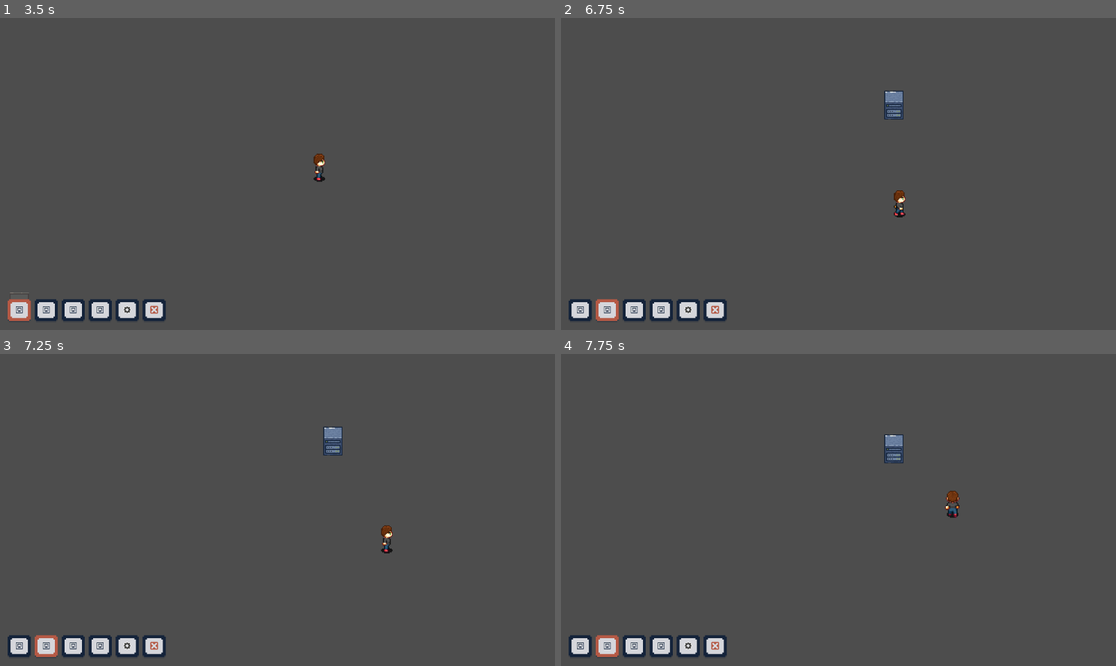
Above: before the commit, frames 1-4 (two rows, left to right).
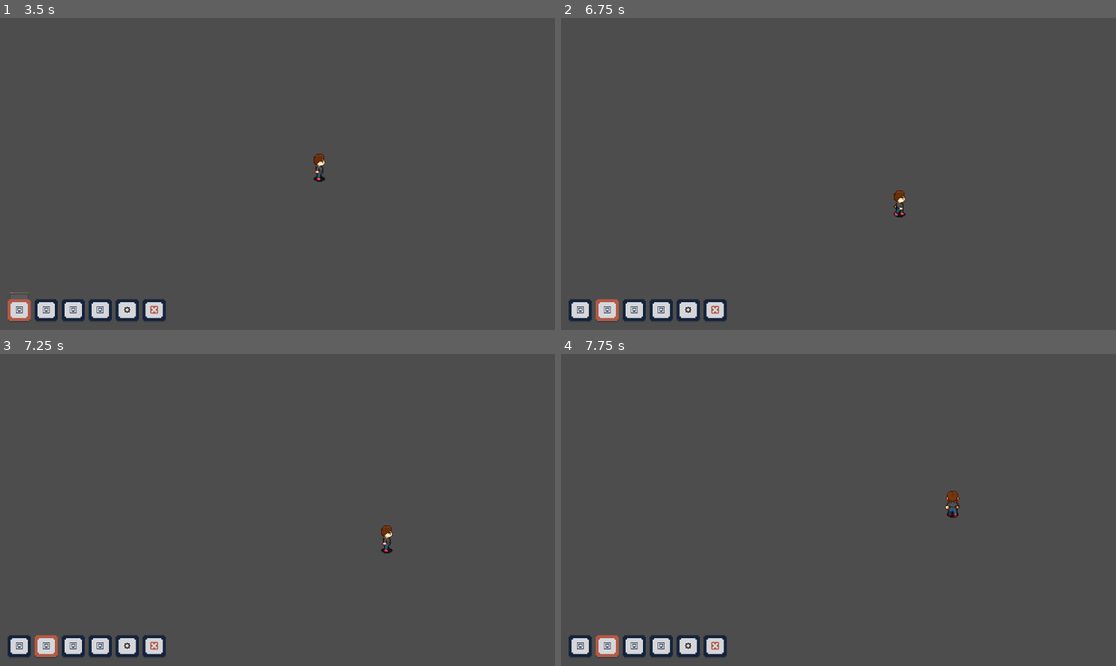
Above: after the commit, the same moments.

Repository: LutfiNR/troubleshooter
Game: Godot game, scene res://user_interface/menu.tscn
The game is run twice, just before and just after one commit, with the same random seed, the same clock (stepped at 60 frames per second) and the same inputs.
Inputs (mouse positions are in pixels of both pictures, inside the frame that each line leads up to):
- Up to frame 1 (3.5 s): click "Mission" at 0.5 s; click "Exploration Mode" at 1.25 s; move the mouse to (399, 158) at 2.02 s; press the mouse at (399, 158) at 2.03 s; hold D (move_right) 2.03-2.75 s; release the mouse at (399, 158) at 2.75 s; click (16, 311) at 2.75 s
- Up to frame 2 (6.75 s): click (633, 311) at 3.5 s; click (688, 311) at 4.25 s; click (605, 311) at 5 s; tap Enter at 5.75 s; hold S (move_down) 5.78-6.53 s; click (605, 311) at 5.85 s; move the mouse to (894, 105) at 6.52 s; press the mouse at (894, 105) at 6.53 s; hold D (move_right) from 6.53 s (still down)
- Up to frame 3 (7.25 s): keep holding D (move_right)
- Up to frame 4 (7.75 s): move the mouse to (810, 572) at 7.27 s; release D (move_right) at 7.28 s; release the mouse at (810, 572) at 7.28 s; hold W (move_up) from 7.28 s (still down); click (810, 572) at 7.35 s

Frame 1 is identical in both runs. In frame 2, 0.3% of the frame differs, in the area x 58-62%, y 23-33%; in frame 3, 0.3%; in frame 4, 0.3%, in the area x 58-62%, y 25-35%.
Error before the commit: Invalid call. Nonexistent function 'load_device_data' in base 'StaticBody2D'. (res://entities/item/placing_item.gd:44)
Error after the commit: Invalid assignment of property or key 'device_id' with value of type 'String' on a base object of type 'StaticBody2D'. (res://autoloads/item_placement_system.g…

Commit message:
[feat][Placement System] Add Remove Device Feature
- add remove device feature

- refactor id generation and binding between device and device data

Diff:
--- /dev/null
+++ b/autoloads/item_placement_system.gd
@@ -0,0 +1,92 @@
+extends Node2D
+
+signal device_selected(device: StaticBody2D)
+
+# temp var for generating id's device
+var computer_number_id: int = 0
+var server_number_id: int = 0
+var router_number_id: int = 0
+var switch_number_id: int = 0
+var selected_item = null
+var is_placed: bool = false
+var device: StaticBody2D = null
+var device_data = null
+
+func _ready() -> void:
+	device_selected.connect(_on_device_selected)
+	InventoryManager.item_selected.connect(_on_item_selected)
+
+func _process(_delta: float) -> void:
+	if selected_item and device and not is_placed:
+		grab_to_mouse_position()
+
+func _on_item_selected(item: ItemData) -> void:
+	destroy_preview()
+	selected_item = item
+	if item is not PlaceableItem:
+		return
+	else:
+		is_placed = false
+		initialize_device()
+
+func _on_device_selected(_device: StaticBody2D)->void:
+	device = _device
+
+func _unhandled_input(event: InputEvent) -> void:
+	if selected_item == null:
+		return
+	if event.is_action_pressed("click_left") and selected_item is PlaceableItem:
+		place_device()
+
+func _generate_id(type: PlaceableItem.Type)-> String:
+	var id: String
+	if type == PlaceableItem.Type.COMPUTER:
+		id = "computer_" + str(computer_number_id)
+		computer_number_id += 1
+	#if type == PlaceableItem.Type.SERVER:
+		#id = "server_" + str(server_number_id)
+		#server_number_id += 1
+	#if type == PlaceableItem.Type.ROUTER:
+		#id = "router_" + str(router_number_id)
+		#router_number_id += 1
+	#if type == PlaceableItem.Type.SWITCH:
+		#id = "switch_" + str(switch_number_id)
+		#switch_number_id += 1
+	return id
+
+func initialize_device() -> void:
+	if not selected_item:
+		return
+	var container: Node2D
+	var dev = selected_item.scene.instantiate()
+	if selected_item.type == PlaceableItem.Type.COMPUTER:
+		device_data = ComputerDevice.new(_generate_id(selected_item.type))
+		container = get_tree().current_scene.find_child("Computers")
+	dev.device_id = device_data.device_id
+	device_selected.emit(dev)
+	device.modulate.a = 0.5
+	container.add_child(device)
+
+func place_device() -> void:
+	if not selected_item or not device:
+		return
+	is_placed = true
+	device.modulate.a = 1
+	NetworkManager.setup_device_data(device_data)
+	device.load_device_data()
+	InventoryManager.item_selected.emit(null)
+
+func grab_to_mouse_position() -> void:
+	device.global_position = get_global_mouse_position()
+
+func destroy_preview() -> void:
+	if device and not is_placed:
+		device.queue_free()
+		device_selected.emit(null)
+
+func  remove_device(_device: StaticBody2D)-> void:
+	if not selected_item and device and _device:
+		return
+	device_selected.emit(_device)
+	device.queue_free()
+	NetworkManager.remove_device_data(_device.device_id)
--- a/autoloads/network_manager.gd
+++ b/autoloads/network_manager.gd
@@ -1,6 +1,6 @@
 extends Node
 class_name Networkmanager
-signal device_updated(id: String)
+signal device_updated(device_id: String)
 
 enum PlayMode{
 	MISSION,
@@ -8,47 +8,30 @@
 }
 
 var play_mode: PlayMode
-# temp var for generating id's device
-var computer_number_id: int = 0
-var server_number_id: int = 0
-var router_number_id: int = 0
-var switch_number_id: int = 0
 var computer_devices: Dictionary[String,ComputerDevice]
 #var computer_devices: Dictionary[String,ServerDevice]
 #var computer_devices: Dictionary[String,RouterDevice]
 #var computer_devices: Dictionary[String,SwitchDevice]
 
-func _generate_id(type: PlaceableItem.Type)-> String:
-	var id: String
-	if type == PlaceableItem.Type.COMPUTER:
-		id = "computer_" + str(computer_number_id)
-		computer_number_id += 1
-	#if type == PlaceableItem.Type.SERVER:
-		#id = "server_" + str(server_number_id)
-		#server_number_id += 1
-	#if type == PlaceableItem.Type.ROUTER:
-		#id = "router_" + str(router_number_id)
-		#router_number_id += 1
-	#if type == PlaceableItem.Type.SWITCH:
-		#id = "switch_" + str(switch_number_id)
-		#switch_number_id += 1
-	return id
-func setup_device(device_type)-> void:
-	var device
-	if device_type == PlaceableItem.Type.COMPUTER:
-		device = ComputerDevice.new(_generate_id(device_type))
-		computer_devices[device.id] = device
+func setup_device_data(_device)-> void:
+	if _device is ComputerDevice:
+		computer_devices[_device.device_id] = _device
+		print("[NETWORK MANAGER] Total Computer Device: " + str(computer_devices.size()))
+	print("[NETWORK MANAGER] "  + _device.device_id + " Device Added")
+
+func remove_device_data(device_id: String)-> void:
+	if computer_devices.get(device_id):
+		computer_devices.erase(device_id)
 		print("[NETWORK MANAGER] Total Device: " + str(computer_devices.size()))
-	if device:
-		print("[NETWORK MANAGER] Setup Device " + device.id)
+	print("[NETWORK MANAGER] "  + device_id + " Device Removed")
 
-func get_device(id: String):
-	if computer_devices.get(id):
-		return computer_devices.get(id)
+func get_device(device_id: String):
+	if computer_devices.get(device_id):
+		return computer_devices.get(device_id)
 	return null
 
-func set_device_power(id: String)-> void:
-	var dev = get_device(id)
+func set_device_power(device_id: String)-> void:
+	var dev = get_device(device_id)
 	if dev == null:
 		return
 	if dev.power == NetworkDevice.PowerState.ON:
@@ -56,4 +39,4 @@
 	else:
 		dev.set_power(NetworkDevice.PowerState.ON)
 	print("[NetworkManager] ", dev.id, "'s Power State change to ", dev.power)
-	device_updated.emit(id)
+	device_updated.emit(device_id)
--- a/components/network_device/computer/computer_device.gd
+++ b/components/network_device/computer/computer_device.gd
@@ -11,6 +11,6 @@
 @export var dns_server: String = ""
 @export var interface: NetworkInterface
 
-func _init(_id: String) -> void:
-	id = _id
+func _init(_device_id: String) -> void:
+	device_id = _device_id
 	interface = NetworkInterface.new("eth0")
--- a/components/network_device/network_device.gd
+++ b/components/network_device/network_device.gd
@@ -6,7 +6,7 @@
 	ON
 }
 
-@export var id: String = ""
+@export var device_id: String = ""
 @export var hostname: String = ""
 @export var power: PowerState = PowerState.OFF
 
@@ -24,16 +24,16 @@
 	return is_correct
 
 func _verify_id(correct_id)-> bool:
-	if id != correct_id:
+	if device_id != correct_id:
 		return false
 	return true
 
 func _verify_hostname(correct_hostname)-> bool:
-	if id != correct_hostname:
+	if device_id != correct_hostname:
 		return false
 	return true
 
 func _verify_power(correct_power)-> bool:
-	if id != correct_power:
+	if device_id != correct_power:
 		return false
 	return true
--- a/entities/computer/computer.gd
+++ b/entities/computer/computer.gd
@@ -5,31 +5,27 @@
 const FRAME_ON_IDLE = 2
 const FRAME_ON_HOVER = 3
 
-@export var id: String
+@export var device_id: String
 @export var sprite: Sprite2D
 @export var action_popup: VBoxContainer
 #@export var physical_scene: PackedScene
 #@export var desktop_scene: PackedScene
 
-var computer_number_id: int = 0
 var player_in_range: bool = false
 var device: ComputerDevice
-
-func _init() -> void:
-	id = _generate_id()
 
 func _ready() -> void:
 	NetworkManager.device_updated.connect(_on_device_updated)
 
 func load_device_data() -> void:
-	if id == "":
+	if device_id == "":
 		push_error("[" + name + "] ID is empty!")
 		return
-	device = NetworkManager.get_device(id)
+	device = NetworkManager.get_device(device_id)
 	if device:
 		_update_visual()
 	else:
-		push_error("[" + name + "] Failed to load device with id: " + id)
+		push_error("[" + name + "] Failed to load device with id: " + device_id)
 
 func interact() -> void:
 	if not player_in_range: return
@@ -50,13 +46,8 @@
 		sprite.frame = FRAME_ON_IDLE if is_on else FRAME_OFF_IDLE
 
 func _on_device_updated(updated_device_id: String) -> void:
-	if updated_device_id == id:
+	if updated_device_id == device_id:
 		_update_visual()
-
-func _generate_id()-> String:
-	id = "computer_" + str(computer_number_id)
-	computer_number_id += 1
-	return id
 
 func _on_detect_area_body_entered(body: Node2D) -> void:
 	if body.name == "Player":
@@ -71,8 +62,15 @@
 			await action_popup.close()
 
 func _on_interact_area_input_event(_viewport: Node, event: InputEvent, _shape_idx: int) -> void:
-	if player_in_range and event.is_action_pressed("click_left"):
-		interact()
+	if event.is_action_pressed("click_left"):
+		if ItemPlacementSystem.selected_item:
+			if ItemPlacementSystem.selected_item.name == "delete_item":
+				ItemPlacementSystem.remove_device(self)
+				return
+			if ItemPlacementSystem.selected_item.name == "cable_item":
+				return
+		if player_in_range:
+			interact()
 
 func _on_power_button_pressed() -> void:
-	NetworkManager.set_device_power(id)
+	NetworkManager.set_device_power(device_id)
--- a/entities/item/placing_item.gd
+++ /dev/null
@@ -1,53 +0,0 @@
-extends Node2D
-class_name PlaceItemSystem
-
-@export var computer_container: Node2D
-
-var selected_item: PlaceableItem = null
-var is_placed: bool = false
-var device: StaticBody2D = null
-
-
-func _ready() -> void:
-	InventoryManager.item_selected.connect(_on_item_selected)
-
-func _process(_delta: float) -> void:
-	if selected_item and device and not is_placed:
-		grab_to_mouse_position()
-
-func _on_item_selected(item: ItemData) -> void:
-	destroy_preview()
-	if item is not PlaceableItem:
-		selected_item = null
-		return
-	selected_item = item
-	is_placed = false
-	initialize_device()
-
-func initialize_device() -> void:
-	if not selected_item:
-		return
-	device = selected_item.scene.instantiate()
-	device.modulate.a = 0.5
-	computer_container.add_child(device)
-
-func _unhandled_input(event: InputEvent) -> void:
-	if event.is_action_pressed("click_left"):
-		place_device()
-
-func place_device() -> void:
-	if not selected_item or not device:
-		return
-	is_placed = true
-	device.modulate.a = 1
-	NetworkManager.setup_device(selected_item.type)
-	device.load_device_data()
-	InventoryManager.item_selected.emit(null)
-
-func grab_to_mouse_position() -> void:
-	device.global_position = get_global_mouse_position()
-
-func destroy_preview() -> void:
-	if device and not is_placed:
-		device.queue_free()
-		device = null
--- a/project.godot
+++ b/project.godot
@@ -22,6 +22,7 @@
 NetworkManager="*uid://crmckmxslk6cq"
 InventoryManager="*uid://d4nfgmeyqdqi2"
 SceneLoader="*uid://bvpe8aruqccl0"
+ItemPlacementSystem="*uid://b7cdmlu8ed4q7"
 
 [input]
 
--- a/world/exploration.tscn
+++ b/world/exploration.tscn
@@ -1,16 +1,10 @@
 [gd_scene format=3 uid="uid://ctlnuar8hevem"]
 
 [ext_resource type="PackedScene" uid="uid://6a7sqd5akwlp" path="res://entities/player/player.tscn" id="1_g7j5j"]
-[ext_resource type="Script" uid="uid://b7cdmlu8ed4q7" path="res://entities/item/placing_item.gd" id="2_bku14"]
 
 [node name="Exploration" type="Node2D" unique_id=1719882476]
 
 [node name="Main" type="Node2D" parent="." unique_id=984053639]
-
-[node name="PlaceItemSystem" type="Node2D" parent="Main" unique_id=1033355978 node_paths=PackedStringArray("computer_container")]
-script = ExtResource("2_bku14")
-computer_container = NodePath("../Computers")
-metadata/_custom_type_script = "uid://b7cdmlu8ed4q7"
 
 [node name="Computers" type="Node2D" parent="Main" unique_id=536433220]
 
Renamed: entities/item/placing_item.gd.uid -> autoloads/item_placement_system.gd.uid
